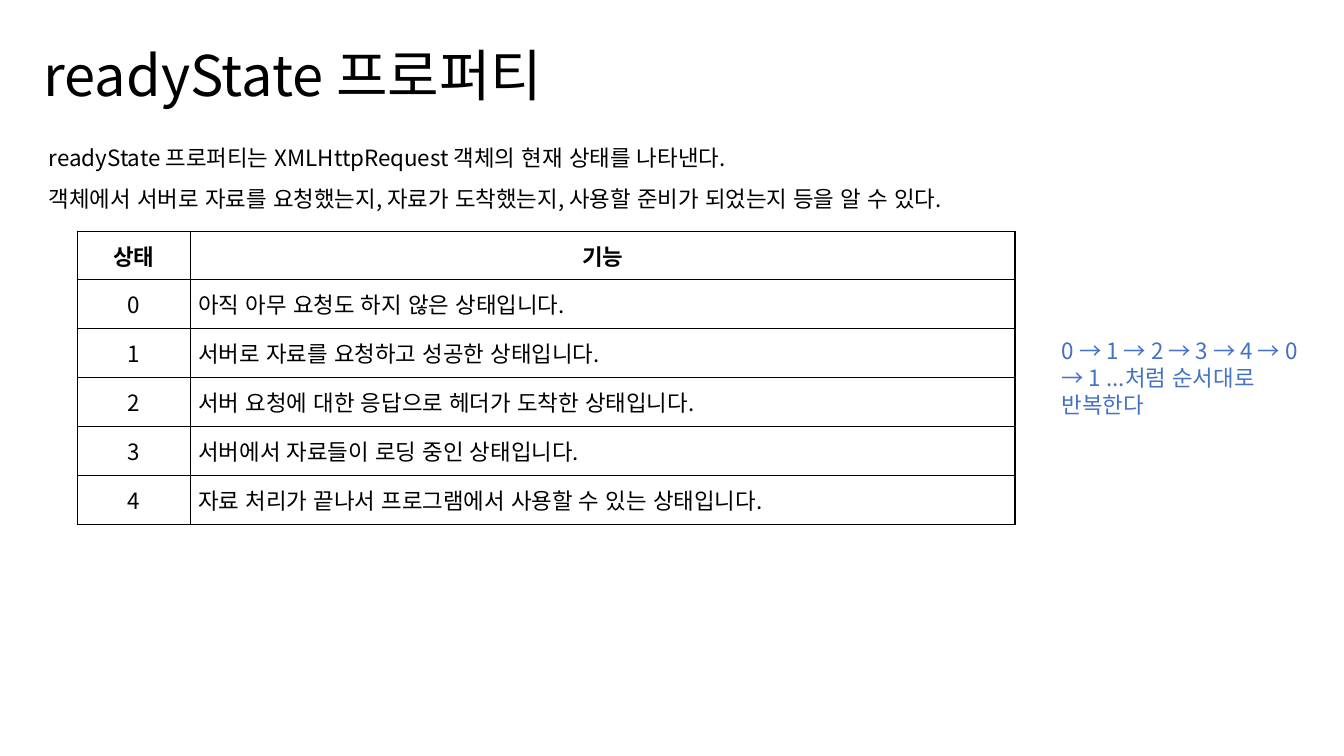
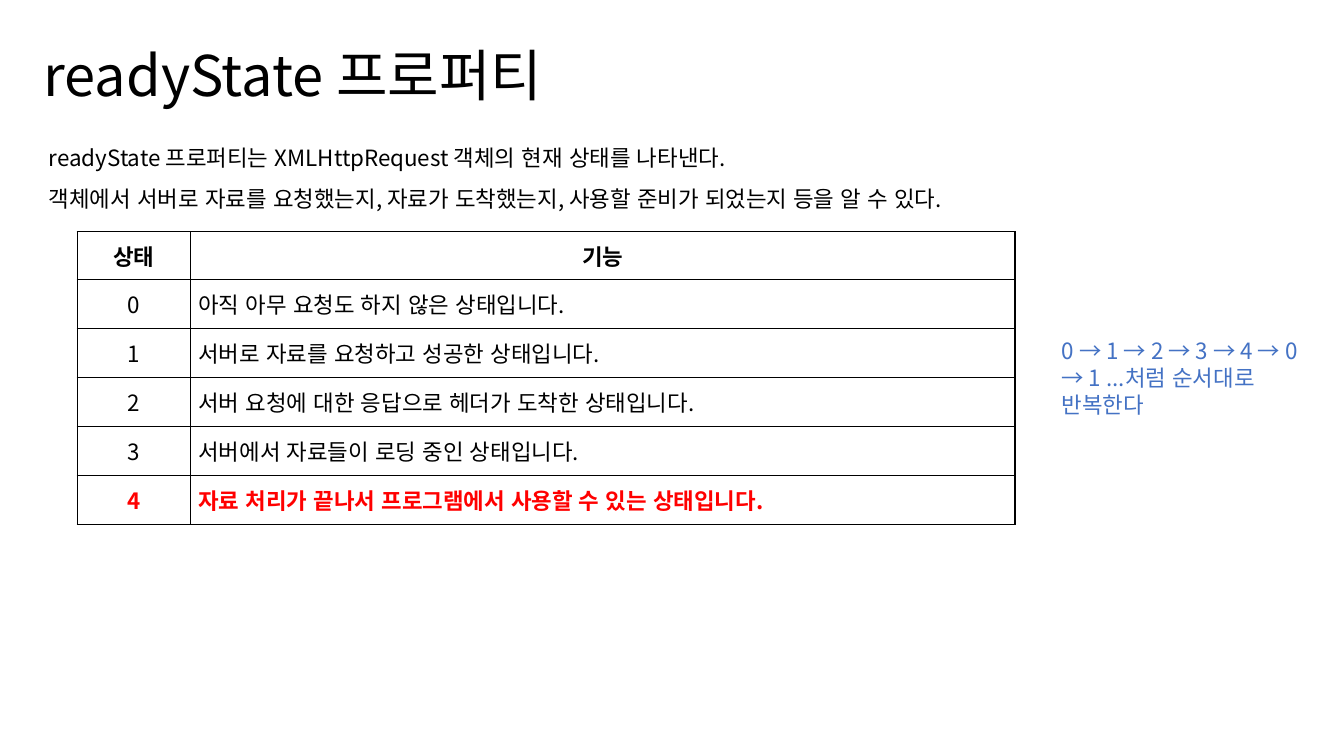
Before and after one commit to hizerdfo/poly_data_javascript_2023, a slide deck: slide 12 of 331-HTTP 통신/331-3.XMLHttpRequest.pptx. Drawn at 1344x756 pixels with LibreOffice and Linux fonts; fonts in the diff are those of the drawing. Boxes give left, top, right and bottom in pixels: in the first picture for what was removed or moved away, otherwise in the second. Text is boxed around its words. In the diff, an @@ line names an element or a change of style, - is before the commit and + after.

```diff
--- a/331-HTTP 통신/331-3.XMLHttpRequest.pptx
+++ b/331-HTTP 통신/331-3.XMLHttpRequest.pptx
@@ table at bbox=[77, 232, 1015, 524] @@
@@ text colour #000000 to #FF0000, bold on in "4", "자료 처리가 끝나서 프로그램에서 사용할 수 있는 ..." @@
```
Also in this commit, not shown: 26 other files.
